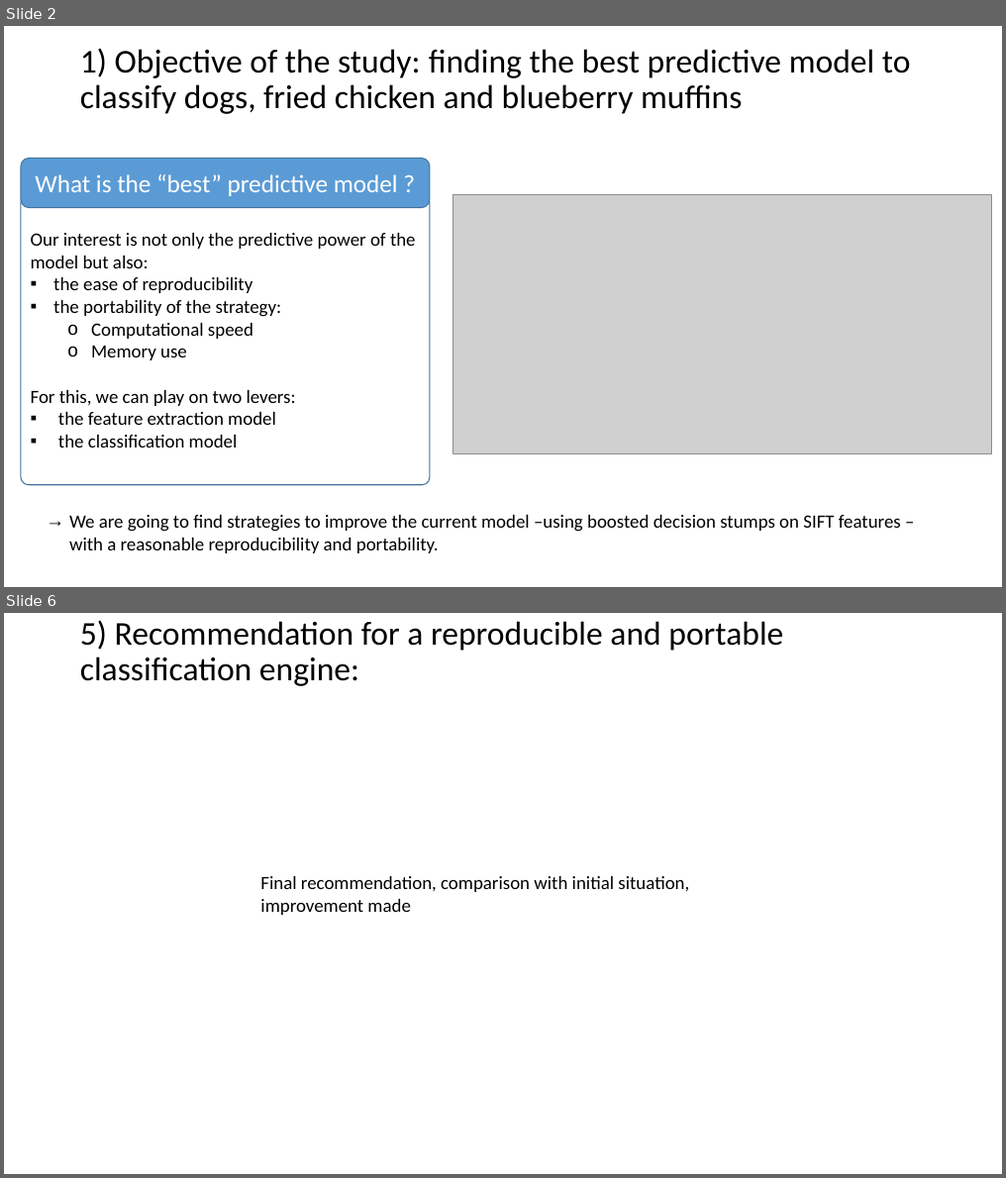
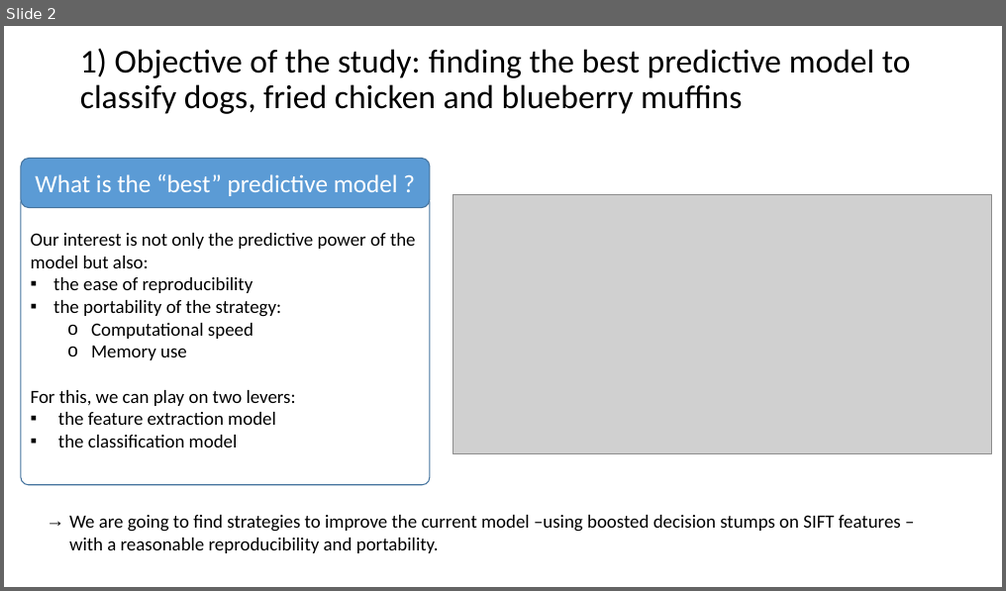
Before and after one commit to TZstatsADS/Fall2017-project3-grp7, a slide deck: doc/team7_presentation.pptx. Shown one above the other, each under a label of ours: slides 2 and 6 before the commit, slide 2 after it; the slides between them are not shown. The pictures are 1006x1178 and 1006x591 pixels, drawn with LibreOffice and Linux fonts; fonts in the diff are those of the drawing; grey boxes stand for pictures. Boxes give left, top, right and bottom in pixels: in the first picture for what was removed or moved away, otherwise in the second. Text is boxed around its words. In the diff, an @@ line names an element or a change of style, - is before the commit and + after.

```diff
--- a/doc/team7_presentation.pptx
+++ b/doc/team7_presentation.pptx
@@ slide 6 removed at bbox=[4, 613, 1002, 1174], background #FFFFFF @@
@@ title removed at bbox=[80, 620, 783, 686] @@
-5) Recommendation for a reproducible and portable classification engine:
@@ text removed at bbox=[260, 876, 689, 915] @@
-Final recommendation, comparison with initial situation, improvement made
```
Also in this commit, not shown: 2 slides changed, 4 slides added, 3 other slides removed.
